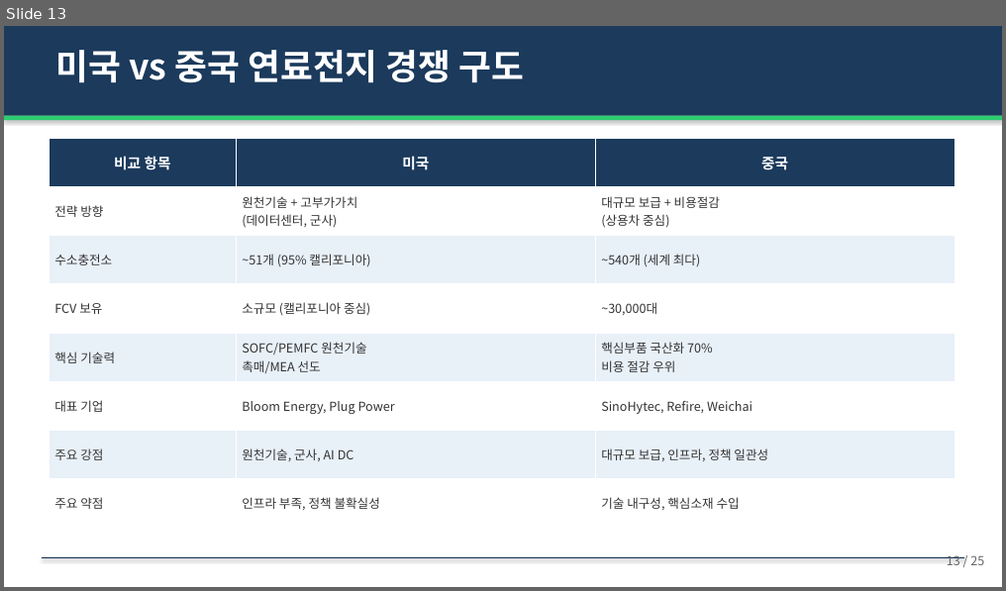
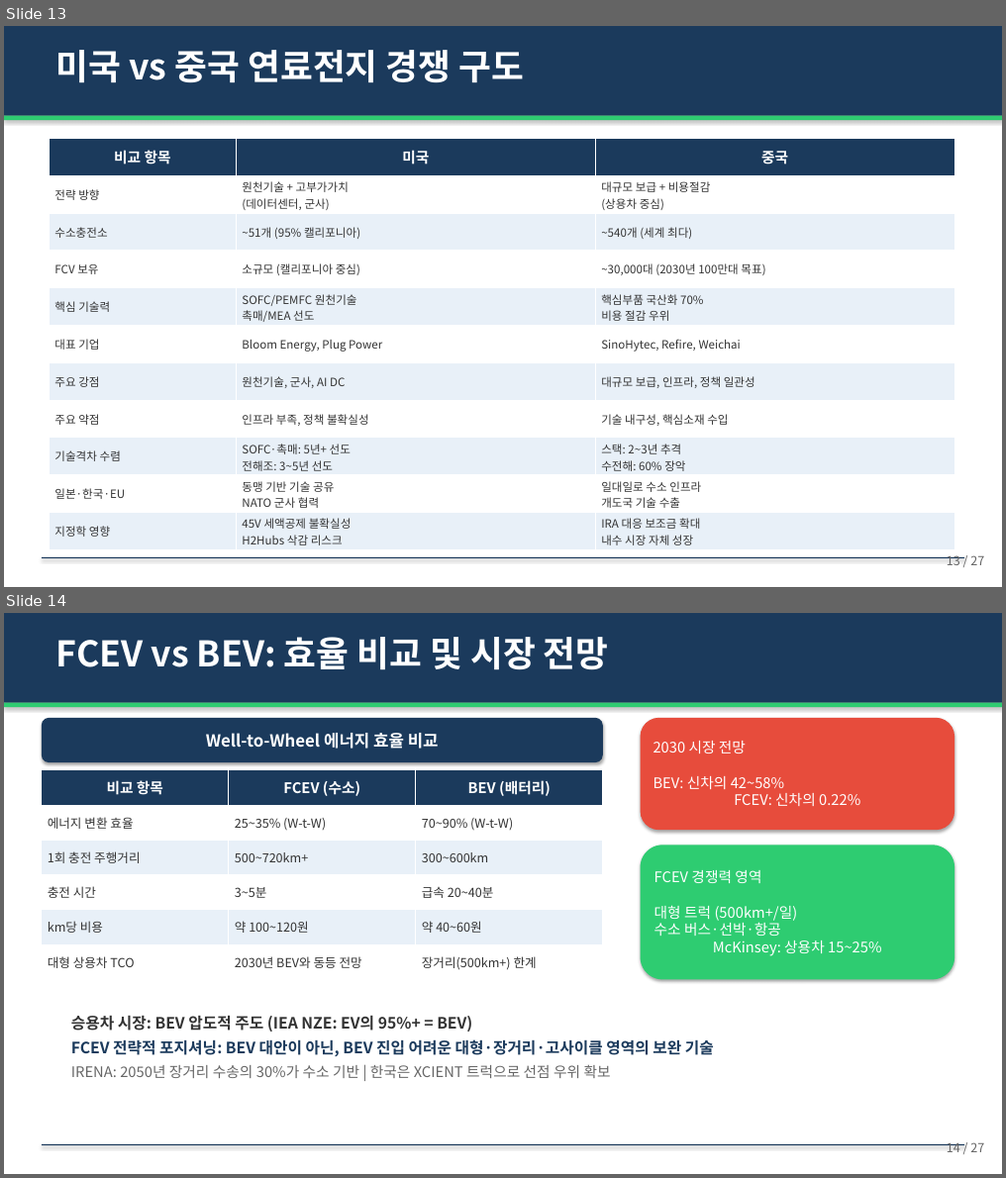
Before and after one commit to hpark1947/Hydrogen, a slide deck: 연료전지/연료전지_발표자료.pptx. Shown one above the other, each under a label of ours: slide 13 before the commit, slides 13 and 14 after it. The pictures are 1006x591 and 1006x1178 pixels, drawn with LibreOffice and Linux fonts; fonts in the diff are those of the drawing. Boxes give left, top, right and bottom in pixels: in the first picture for what was removed or moved away, otherwise in the second. Text is boxed around its words. In the diff, an @@ line names an element or a change of style, - is before the commit and + after.

```diff
--- a/연료전지/연료전지_발표자료.pptx
+++ b/연료전지/연료전지_발표자료.pptx
@@ slide 14 added at <box>4,613,1002,1174</box>, background #FFFFFF @@
@@ rectangle added at <box>4,613,1002,703</box>, fill #1B3A5C @@
@@ text added at <box>56,637,609,670</box>, 34 pt, text #FFFFFF, bold @@
+FCEV vs BEV: 효율 비교 및 시장 전망
@@ rectangle added at <box>4,703,1002,707</box>, fill #2ECC71 @@
@@ rounded rectangle added at <box>42,718,603,762</box>, fill #1B3A5C, 16 pt, text #FFFFFF, bold @@
+Well-to-Wheel 에너지 효율 비교
@@ rounded rectangle added at <box>641,718,954,830</box>, fill #E74C3C, 14 pt, text #FFFFFF @@
+2030 시장 전망
+BEV: 신차의 42~58%
+FCEV: 신차의 0.22%
@@ table added at <box>42,770,603,980</box>, 6 rows, 3 columns @@
+비교 항목 | FCEV (수소) | BEV (배터리)
+에너지 변환 효율 | 25~35% (W-t-W) | 70~90% (W-t-W)
+1회 충전 주행거리 | 500~720km+ | 300~600km
+충전 시간 | 3~5분 | 급속 20~40분
+km당 비용 | 약 100~120원 | 약 40~60원
+대형 상용차 TCO | 2030년 BEV와 동등 전망 | 장거리(500km+) 한계
@@ rounded rectangle added at <box>641,845,954,980</box>, fill #2ECC71, 14 pt, text #FFFFFF @@
+FCEV 경쟁력 영역
+대형 트럭 (500km+/일)
+수소 버스·선박·항공
+McKinsey: 상용차 15~25%
@@ text added at <box>71,1015,714,1078</box>, 15 pt, text #1B3A5C, bold @@
+승용차 시장: BEV 압도적 주도 (IEA NZE: EV의 95%+ = BEV)
+FCEV 전략적 포지셔닝: BEV 대안이 아닌, BEV 진입 어려운 대형·장거리·고사이클 영역의 보완 기술
+IRENA: 2050년 장거리 수송의 30%가 수소 기반 | 한국은 XCIENT 트럭으로 선점 우위 확보
@@ rectangle added at <box>42,1145,964,1146</box>, fill #1B3A5C @@
@@ text added at <box>946,1143,984,1153</box>, 12 pt, text #666666 @@
+14 / 27
@@ slide 13 changed as well @@
@@ table at <box>49,138,954,550</box> @@
-row 4, column 3: ~30,000대
+row 4, column 3: ~30,000대 (2030년 100만대 목표)
+row 9: 기술격차 수렴 | SOFC·촉매: 5년+ 선도 전해조: 3~5년 선도 | 스택: 2~3년 추격 수전해: 60% 장악
+row 10: 일본·한국·EU | 동맹 기반 기술 공유 NATO 군사 협력 | 일대일로 수소 인프라 개도국 기술 수출
+row 11: 지정학 영향 | 45V 세액공제 불확실성 H2Hubs 삭감 리스크 | IRA 대응 보조금 확대 내수 시장 자체 성장
@@ text at <box>946,556,984,566</box>: text changed @@
-13 / 25
+13 / 27
```
Also in this commit, not shown: 22 other slides changed, 2 other slides added, 1 slide removed, 1 other file.
